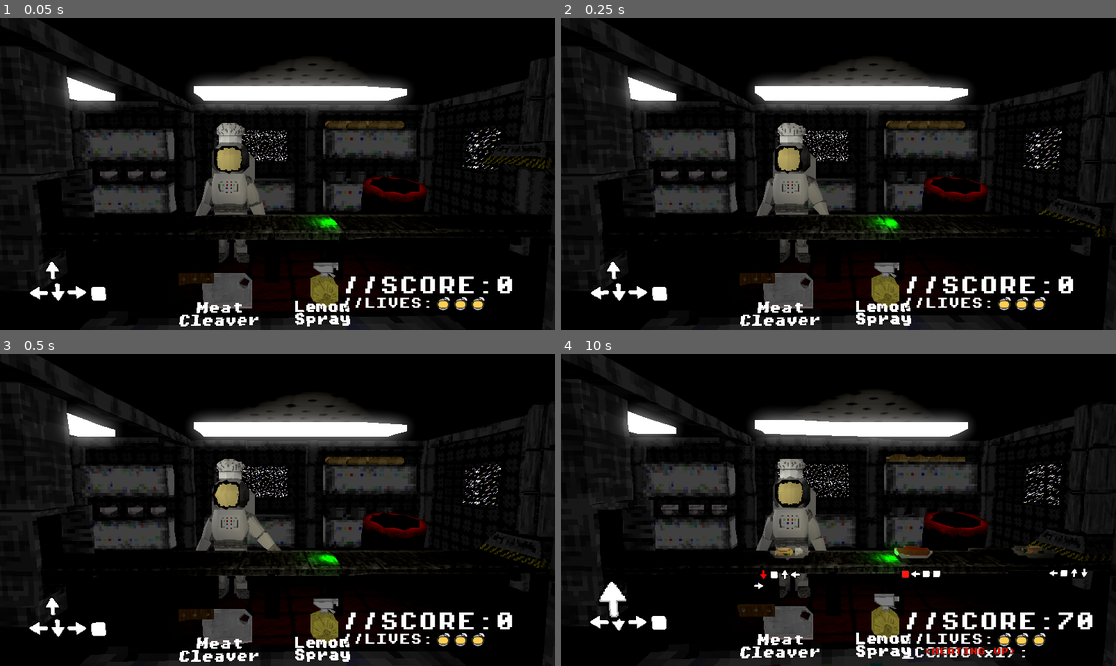
Above: before the commit, frames 1-4 (two rows, left to right).
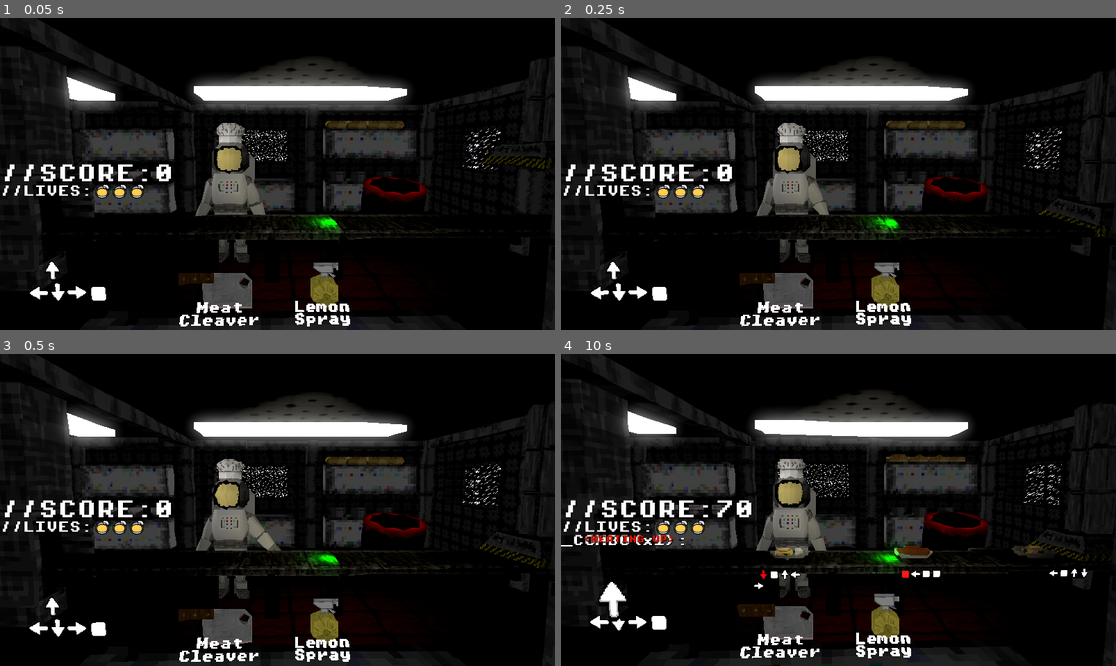
Above: after the commit, the same moments.

Repository: UzumakiOut/GameJam0_SpaceChef
Game: Godot game, scene res://GameplayStage.tscn
The game is run twice, just before and just after one commit, with the same random seed, the same clock (stepped at 60 frames per second) and the same inputs. This scene is started directly instead of the project's main scene.
Inputs (mouse positions are in pixels of both pictures, inside the frame that each line leads up to):
- Up to frame 1 (0.05 s): no input
- Up to frame 2 (0.25 s): no input
- Up to frame 3 (0.5 s): no input
- Up to frame 4 (10 s): move the mouse to (960, 494) at 0.52 s; press the mouse at (960, 494) at 0.53 s; hold D (RightArrow) 0.53-1.28 s; move the mouse to (727, 525) at 1.27 s; release the mouse at (727, 525) at 1.28 s; hold S (DownArrow) 1.28-2.03 s; right-click (727, 525) at 1.35 s; move the mouse to (894, 441) at 2.02 s; hold D (RightArrow) 2.03-2.78 s; hold Space (Spacebar) 2.03-2.78 s; move the mouse to (810, 572) at 2.77 s; hold W (UpArrow) 2.78-3.53 s; click (810, 572) at 2.85 s; move the mouse to (1005, 556) at 3.52 s; hold Right mouse button (RightMouseClick) 3.53-4.28 s; hold A (LeftArrow) 3.53-5.03 s; move the mouse to (672, 463) at 4.27 s; tap Space (Spacebar) at 4.35, 8.85 s; move the mouse to (866, 510) at 5.02 s; press the mouse at (866, 510) at 5.03 s; hold S (DownArrow) 5.03-5.78 s; move the mouse to (755, 432) at 5.77 s; release the mouse at (755, 432) at 5.78 s; hold D (RightArrow) 5.78-6.53 s; right-click (755, 432) at 5.85 s; move the mouse to (960, 494) at 6.52 s; hold W (UpArrow) 6.53-7.28 s; hold Space (Spacebar) 6.53-7.28 s; move the mouse to (727, 525) at 7.27 s; hold D (RightArrow) 7.28-8.03 s; click (727, 525) at 7.35 s; move the mouse to (894, 441) at 8.02 s; hold S (DownArrow) 8.03-8.78 s; hold Right mouse button (RightMouseClick) 8.03-8.78 s; move the mouse to (810, 572) at 8.77 s; hold A (LeftArrow) 8.78-9.53 s; move the mouse to (1005, 556) at 9.52 s; press the mouse at (1005, 556) at 9.53 s; hold W (UpArrow) from 9.53 s (still down)

The runs differ from the first frame. In frame 1, 2.3% of the frame differs, in the area x 0-93%, y 46-94%; in frame 2, 2.3%; in frame 3, 2.3%; in frame 4, 3.3%, in the area x 0-96%, y 46-98%.

Commit message:
final final update
fixed a crash!

Diff:
--- /dev/null
+++ b/BGM.gd
@@ -0,0 +1 @@
+extends AudioStreamPlayer
--- a/GameplayStage.tscn
+++ b/GameplayStage.tscn
@@ -10,6 +10,7 @@
 [ext_resource type="PackedScene" uid="uid://cd8tweahy8ud2" path="res://Scene/Environment/sm_expo_door.tscn" id="8_wytic"]
 [ext_resource type="AudioStream" uid="uid://djr7rga3c1u6j" path="res://Sound/Music/Venus.wav" id="9_jlj8x"]
 [ext_resource type="AudioStream" uid="uid://bxje0fj513yxb" path="res://Sound/SFX/Environment/SFX_DroningHum.wav" id="10_354ag"]
+[ext_resource type="Script" path="res://BGM.gd" id="10_tfi1v"]
 [ext_resource type="FontFile" uid="uid://b3yrs1t26a5rt" path="res://Font/PixelOperatorMono8-Bold.ttf" id="11_s5ypr"]
 [ext_resource type="Shader" path="res://Shaders/PSXShader.gdshader" id="12_vwe27"]
 [ext_resource type="Texture2D" uid="uid://bgctrtj5573e8" path="res://Textures/Mesh/Environment/T_EmissiveLight.png" id="13_8jxrh"]
@@ -90,6 +91,57 @@
 emission_enabled = true
 emission = Color(1, 1, 1, 1)
 
+[sub_resource type="Animation" id="Animation_qrb1s"]
+resource_name = "HeatingUp"
+tracks/0/type = "value"
+tracks/0/imported = false
+tracks/0/enabled = true
+tracks/0/path = NodePath("HeatingUp:position")
+tracks/0/interp = 1
+tracks/0/loop_wrap = true
+tracks/0/keys = {
+"times": PackedFloat32Array(0, 0.2, 0.8),
+"transitions": PackedFloat32Array(1, 1, 1),
+"update": 0,
+"values": [Vector2(45, 16), Vector2(45, 7.62939e-06), Vector2(45, 49)]
+}
+tracks/1/type = "value"
+tracks/1/imported = false
+tracks/1/enabled = true
+tracks/1/path = NodePath("HeatingUp:theme_override_colors/font_color")
+tracks/1/interp = 1
+tracks/1/loop_wrap = true
+tracks/1/keys = {
+"times": PackedFloat32Array(0, 0.2, 0.4, 0.6, 0.8, 1),
+"transitions": PackedFloat32Array(1, 1, 1, 1, 1, 1),
+"update": 0,
+"values": [Color(1, 1, 1, 1), Color(1, 0, 0, 1), Color(0, 1, 0, 1), Color(0, 0, 1, 1), Color(1, 0, 0, 1), Color(0, 0, 0, 1)]
+}
+tracks/2/type = "value"
+tracks/2/imported = false
+tracks/2/enabled = true
+tracks/2/path = NodePath("HeatingUp:theme_override_colors/font_outline_color")
+tracks/2/interp = 1
+tracks/2/loop_wrap = true
+tracks/2/keys = {
+"times": PackedFloat32Array(0, 0.2, 0.4, 0.6, 0.8),
+"transitions": PackedFloat32Array(1, 1, 1, 1, 1),
+"update": 0,
+"values": [null, Color(1, 1, 0, 1), Color(1, 0, 0, 1), Color(1, 1, 0, 1), Color(1, 0, 0, 1)]
+}
+tracks/3/type = "value"
+tracks/3/imported = false
+tracks/3/enabled = true
+tracks/3/path = NodePath("HeatingUp:modulate")
+tracks/3/interp = 1
+tracks/3/loop_wrap = true
+tracks/3/keys = {
+"times": PackedFloat32Array(0, 0.2, 0.7),
+"transitions": PackedFloat32Array(1, 1, 1.93187),
+"update": 0,
+"values": [Color(1, 1, 1, 1), Color(1, 1, 1, 1), Color(1, 1, 1, 0)]
+}
+
 [sub_resource type="Animation" id="Animation_ddifq"]
 resource_name = "RESET"
 tracks/0/type = "value"
@@ -117,57 +169,6 @@
 "values": [Color(1, 1, 1, 0)]
 }
 
-[sub_resource type="Animation" id="Animation_qrb1s"]
-resource_name = "HeatingUp"
-tracks/0/type = "value"
-tracks/0/imported = false
-tracks/0/enabled = true
-tracks/0/path = NodePath("HeatingUp:position")
-tracks/0/interp = 1
-tracks/0/loop_wrap = true
-tracks/0/keys = {
-"times": PackedFloat32Array(0, 0.2, 0.8),
-"transitions": PackedFloat32Array(1, 1, 1),
-"update": 0,
-"values": [Vector2(45, 16), Vector2(45, 7.62939e-06), Vector2(45, 49)]
-}
-tracks/1/type = "value"
-tracks/1/imported = false
-tracks/1/enabled = true
-tracks/1/path = NodePath("HeatingUp:theme_override_colors/font_color")
-tracks/1/interp = 1
-tracks/1/loop_wrap = true
-tracks/1/keys = {
-"times": PackedFloat32Array(0, 0.2, 0.4, 0.6, 0.8, 1),
-"transitions": PackedFloat32Array(1, 1, 1, 1, 1, 1),
-"update": 0,
-"values": [Color(1, 1, 1, 1), Color(1, 0, 0, 1), Color(0, 1, 0, 1), Color(0, 0, 1, 1), Color(1, 0, 0, 1), Color(0, 0, 0, 1)]
-}
-tracks/2/type = "value"
-tracks/2/imported = false
-tracks/2/enabled = true
-tracks/2/path = NodePath("HeatingUp:theme_override_colors/font_outline_color")
-tracks/2/interp = 1
-tracks/2/loop_wrap = true
-tracks/2/keys = {
-"times": PackedFloat32Array(0, 0.2, 0.4, 0.6, 0.8),
-"transitions": PackedFloat32Array(1, 1, 1, 1, 1),
-"update": 0,
-"values": [null, Color(1, 1, 0, 1), Color(1, 0, 0, 1), Color(1, 1, 0, 1), Color(1, 0, 0, 1)]
-}
-tracks/3/type = "value"
-tracks/3/imported = false
-tracks/3/enabled = true
-tracks/3/path = NodePath("HeatingUp:modulate")
-tracks/3/interp = 1
-tracks/3/loop_wrap = true
-tracks/3/keys = {
-"times": PackedFloat32Array(0, 0.2, 0.7),
-"transitions": PackedFloat32Array(1, 1, 1.93187),
-"update": 0,
-"values": [Color(1, 1, 1, 1), Color(1, 1, 1, 1), Color(1, 1, 1, 0)]
-}
-
 [sub_resource type="AnimationLibrary" id="AnimationLibrary_8yqhs"]
 _data = {
 "HeatingUp": SubResource("Animation_qrb1s"),
@@ -253,6 +254,7 @@
 volume_db = -10.0
 autoplay = true
 bus = &"Music"
+script = ExtResource("10_tfi1v")
 
 [node name="AmbientDrone" type="AudioStreamPlayer" parent="MapCollection"]
 stream = ExtResource("10_354ag")
@@ -349,24 +351,19 @@
 
 [node name="UserInterface" type="Control" parent="."]
 layout_mode = 3
-anchors_preset = 3
-anchor_left = 1.0
-anchor_top = 1.0
-anchor_right = 1.0
-anchor_bottom = 1.0
-offset_left = -42.0
-offset_top = -111.0
-offset_right = -2.0
-offset_bottom = -71.0
-grow_horizontal = 0
-grow_vertical = 0
-size_flags_horizontal = 8
+anchors_preset = 4
+anchor_top = 0.5
+anchor_bottom = 0.5
+offset_top = -20.0
+offset_right = 40.0
+offset_bottom = 20.0
+grow_vertical = 2
+size_flags_horizontal = 10
 size_flags_vertical = 8
 
 [node name="ScoreText" type="Label" parent="UserInterface"]
 layout_mode = 0
-offset_left = -402.0
-offset_right = -2.0
+offset_right = 400.0
 offset_bottom = 40.0
 theme = ExtResource("20_o0v8h")
 theme_override_colors/font_shadow_color = Color(0, 0, 0, 1)
@@ -376,9 +373,8 @@
 
 [node name="Lives" type="HBoxContainer" parent="UserInterface"]
 layout_mode = 0
-offset_left = -402.0
 offset_top = 40.0
-offset_right = -102.0
+offset_right = 300.0
 offset_bottom = 72.0
 script = ExtResource("22_6ytbw")
 
@@ -409,9 +405,8 @@
 
 [node name="Combo" type="Label" parent="UserInterface"]
 layout_mode = 0
-offset_left = -402.0
 offset_top = 72.0
-offset_right = -138.0
+offset_right = 264.0
 offset_bottom = 96.0
 theme = ExtResource("20_o0v8h")
 theme_override_colors/font_shadow_color = Color(0, 0, 0, 1)
@@ -426,10 +421,10 @@
 anchor_top = 0.5
 anchor_right = 0.5
 anchor_bottom = 0.5
-offset_left = 45.0
-offset_top = 16.0
-offset_right = 285.0
-offset_bottom = 39.9998
+offset_left = -87.0
+offset_top = 4.0
+offset_right = 153.0
+offset_bottom = 27.9998
 grow_horizontal = 2
 grow_vertical = 2
 theme = ExtResource("20_o0v8h")
--- /dev/null
+++ b/MainMenu.gd
@@ -0,0 +1,6 @@
+extends Node3D
+
+
+# Called when the node enters the scene tree for the first time.
+func _ready():
+	Global.resetGameplayGlobalValues();
--- a/MainMenu.tscn
+++ b/MainMenu.tscn
@@ -1,5 +1,6 @@
-[gd_scene load_steps=39 format=3 uid="uid://6a7iptqhnpbx"]
-
+[gd_scene load_steps=40 format=3 uid="uid://6a7iptqhnpbx"]
+
+[ext_resource type="Script" path="res://MainMenu.gd" id="1_oljs4"]
 [ext_resource type="Script" path="res://Scripts/CameraController.gd" id="3_p6i03"]
 [ext_resource type="PackedScene" uid="uid://b3vlsgwsx3j08" path="res://Scene/Environment/sm_background.tscn" id="4_74800"]
 [ext_resource type="PackedScene" uid="uid://col4rlrx4xro8" path="res://Scene/Environment/sm_decoration.tscn" id="6_no7c5"]
@@ -57,6 +58,7 @@
 size = Vector3(16.1129, 7.58295, 1.19043)
 
 [node name="Main" type="Node3D"]
+script = ExtResource("1_oljs4")
 
 [node name="WorldEnvironment" type="WorldEnvironment" parent="."]
 environment = SubResource("Environment_l2sm2")
--- a/Scene/Environment/PrinterMotion.gd
+++ b/Scene/Environment/PrinterMotion.gd
@@ -57,16 +57,20 @@
 		spawningFoodItem()
 
 func spawningFoodItem():
-	isSpawningFood = true
-	printerMoveDown()
-	await get_tree().create_timer(executionDelay).timeout
-	printerCook()
-	await get_tree().create_timer(executionDelay).timeout
-	spawnItemAtLocation()
-	printerMoveUp()
-	await get_tree().create_timer(executionDelay).timeout
-	if canSpawnFood == true:
-		spawningFoodItem()
+	if Global.globalisDead == false:
+		isSpawningFood = true
+		printerMoveDown()
+	if Global.globalisDead == false:
+		await get_tree().create_timer(executionDelay).timeout
+		printerCook()
+	if Global.globalisDead == false:
+		await get_tree().create_timer(executionDelay).timeout
+		spawnItemAtLocation()
+		printerMoveUp()
+	if Global.globalisDead == false:
+		await get_tree().create_timer(executionDelay).timeout
+		if canSpawnFood == true:
+			spawningFoodItem()
 
 #Animations
 func printerMoveDown():
Not shown: 1 places in GameplayStage.tscn that only renumber resources
Not shown, added: export_presets.cfg
Not shown, added: GameJam0_SpaceJeff.console.exe
Not shown, added: GameJam0_SpaceJeff.exe
Not shown, added: GameJam0_SpaceJeff.pck
